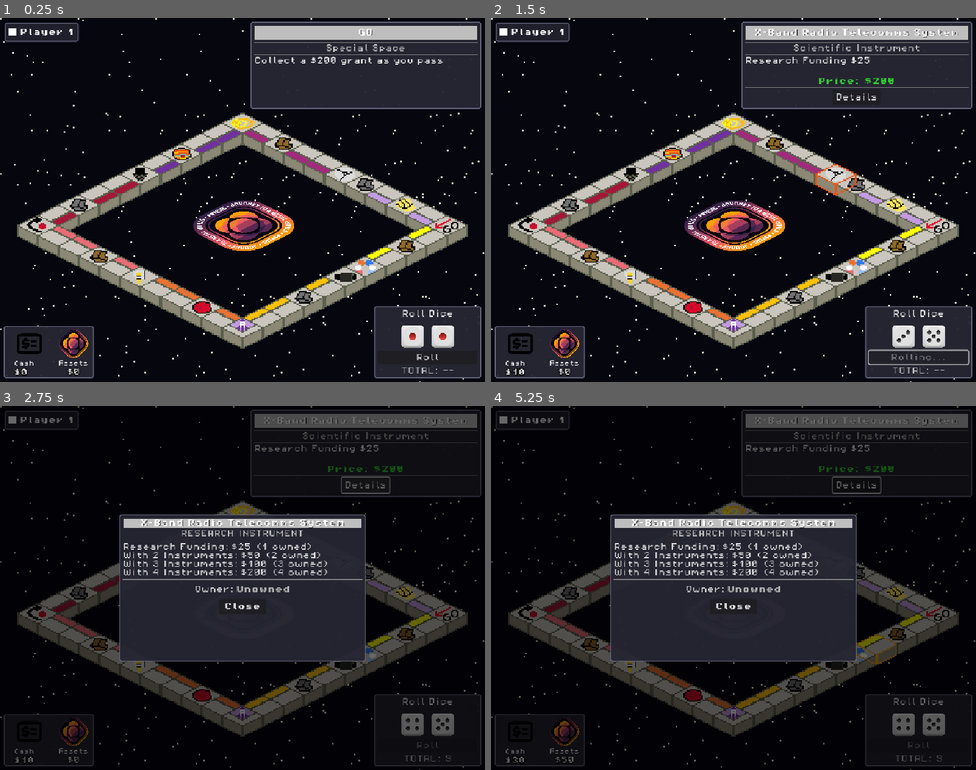
Above: before the commit, frames 1-4 (two rows, left to right).
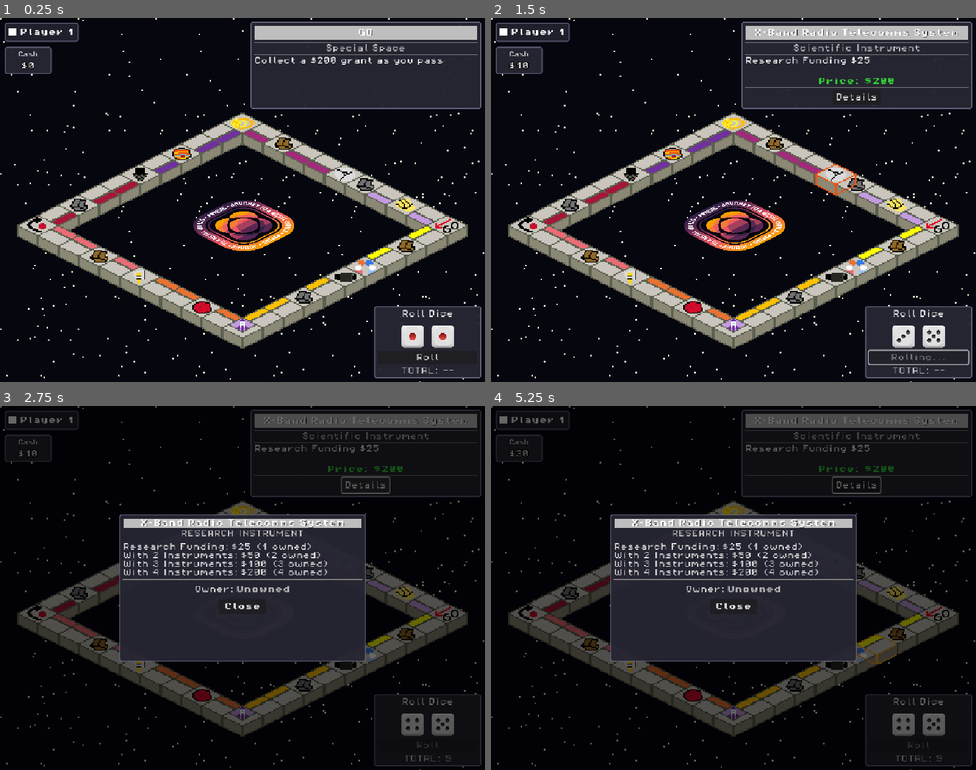
Above: after the commit, the same moments.

Repository: MissionToPsyche-Platinum/platinum_24d_game_psycheopoly-psb
Game: Godot game, scene res://scenes/GameBoard.tscn
The game is run twice, just before and just after one commit, with the same random seed, the same clock (stepped at 60 frames per second) and the same inputs. This scene is started directly instead of the project's main scene.
Inputs (mouse positions are in pixels of both pictures, inside the frame that each line leads up to):
- Up to frame 1 (0.25 s): no input
- Up to frame 2 (1.5 s): click "Roll" at 0.5 s; tap Enter at 1.25 s; move the mouse to (840, 181) at 1.27 s; tap C at 1.35 s; click (840, 181) at 1.42 s
- Up to frame 3 (2.75 s): click "Details" at 2 s
- Up to frame 4 (5.25 s): tap Space at 2.75, 4.25 s; drag from (636, 606) to (709, 660) at 2.77 s; tap Enter at 3.5, 5 s; move the mouse to (782, 507) at 3.52 s; tap C at 3.6, 5.1 s; drag from (709, 660) to (588, 533) at 4.27 s; move the mouse to (879, 642) at 5.02 s; hold A from 5.03 s (still down)

The runs differ from the first frame. In frame 1, 3.0% of the frame differs, in the area x 0-20%, y 7-99%; in frame 2, 3.0%; in frame 3, 0.6%; in frame 4, 0.6%.

Commit message:
feat: update UI layout

Diff:
--- a/scenes/MoneyHUD.tscn
+++ b/scenes/MoneyHUD.tscn
@@ -1,8 +1,6 @@
-[gd_scene load_steps=5 format=3 uid="uid://u207psoy1isi"]
+[gd_scene load_steps=3 format=3 uid="uid://u207psoy1isi"]
 
 [ext_resource type="Script" uid="uid://pnxc7poxvgwo" path="res://scripts/ui/money_hud.gd" id="1_k0qt1"]
-[ext_resource type="Texture2D" uid="uid://c3v6tx1u1ba6y" path="res://assets/images/sprites/money-check-dollar.svg" id="1_o252t"]
-[ext_resource type="Texture2D" uid="uid://fju2sb0ovyil" path="res://icon.svg" id="3_rv30e"]
 
 [sub_resource type="StyleBoxFlat" id="StyleBoxFlat_k0qt1"]
 bg_color = Color(0.15, 0.15, 0.2, 0.95)
@@ -30,10 +28,10 @@
 anchors_preset = 2
 anchor_top = 1.0
 anchor_bottom = 1.0
-offset_left = 8.0
-offset_top = -118.0
-offset_right = 198.0
-offset_bottom = -8.0
+offset_left = 10.0
+offset_top = -707.0
+offset_right = 109.0
+offset_bottom = -650.0
 grow_vertical = 0
 theme_override_styles/panel = SubResource("StyleBoxFlat_k0qt1")
 
@@ -51,31 +49,20 @@
 theme_override_constants/margin_right = 12
 theme_override_constants/margin_bottom = 8
 
-[node name="HBoxContainer" type="HBoxContainer" parent="Panel/ContentMargin"]
-layout_mode = 2
-theme_override_constants/separation = 30
-alignment = 2
-
-[node name="MoneyBox" type="VBoxContainer" parent="Panel/ContentMargin/HBoxContainer"]
+[node name="MoneyBox" type="VBoxContainer" parent="Panel/ContentMargin"]
 layout_mode = 2
 size_flags_horizontal = 4
 size_flags_vertical = 4
+theme_override_constants/separation = 10
 alignment = 1
 
-[node name="Icon" type="TextureRect" parent="Panel/ContentMargin/HBoxContainer/MoneyBox"]
-custom_minimum_size = Vector2(64, 64)
-layout_mode = 2
-size_flags_vertical = 4
-texture = ExtResource("1_o252t")
-expand_mode = 5
-stretch_mode = 4
-
-[node name="MoneyTitleLabel" type="Label" parent="Panel/ContentMargin/HBoxContainer/MoneyBox"]
+[node name="MoneyTitleLabel" type="Label" parent="Panel/ContentMargin/MoneyBox"]
 layout_mode = 2
 theme_override_font_sizes/font_size = 12
 text = "Cash"
+horizontal_alignment = 1
 
-[node name="MoneyLabel" type="Label" parent="Panel/ContentMargin/HBoxContainer/MoneyBox"]
+[node name="MoneyLabel" type="Label" parent="Panel/ContentMargin/MoneyBox"]
 layout_mode = 2
 size_flags_horizontal = 3
 size_flags_vertical = 1
@@ -83,28 +70,5 @@
 theme_override_constants/outline_size = 7
 theme_override_font_sizes/font_size = 16
 text = "$0"
+horizontal_alignment = 1
 vertical_alignment = 1
-
-[node name="AssetBox" type="VBoxContainer" parent="Panel/ContentMargin/HBoxContainer"]
-layout_mode = 2
-size_flags_horizontal = 4
-size_flags_vertical = 4
-
-[node name="AssetIcon" type="TextureRect" parent="Panel/ContentMargin/HBoxContainer/AssetBox"]
-custom_minimum_size = Vector2(48, 48)
-layout_mode = 2
-size_flags_vertical = 4
-texture = ExtResource("3_rv30e")
-expand_mode = 5
-
-[node name="AssetTitleLabel" type="Label" parent="Panel/ContentMargin/HBoxContainer/AssetBox"]
-layout_mode = 2
-theme_override_font_sizes/font_size = 12
-text = "Assets"
-
-[node name="AssetLabel" type="Label" parent="Panel/ContentMargin/HBoxContainer/AssetBox"]
-layout_mode = 2
-theme_override_constants/outline_size = 7
-theme_override_font_sizes/font_size = 16
-text = "0"
-horizontal_alignment = 1
--- a/scenes/PlayerPropertiesPreview.tscn
+++ b/scenes/PlayerPropertiesPreview.tscn
@@ -26,9 +26,9 @@
 [node name="Panel" type="Panel" parent="."]
 layout_mode = 1
 offset_left = 10.0
-offset_top = 60.0
+offset_top = 638.0
 offset_right = 210.0
-offset_bottom = 180.0
+offset_bottom = 758.0
 theme_override_styles/panel = SubResource("StyleBoxFlat_properties")
 
 [node name="MarginContainer" type="MarginContainer" parent="Panel"]
--- a/scripts/ui/money_hud.gd
+++ b/scripts/ui/money_hud.gd
@@ -21,12 +21,9 @@
 ## -----------------------------------------------------------------------------
 
 
-@onready var money_label: Label = $Panel/ContentMargin/HBoxContainer/MoneyBox/MoneyLabel
-@onready var asset_label: Label = $Panel/ContentMargin/HBoxContainer/AssetBox/AssetLabel
+@onready var money_label: Label = $Panel/ContentMargin/MoneyBox/MoneyLabel
 
-@onready var money_title_label: Label = $Panel/ContentMargin/HBoxContainer/MoneyBox/MoneyTitleLabel
-@onready var asset_title_label: Label = $Panel/ContentMargin/HBoxContainer/AssetBox/AssetTitleLabel
-
+@onready var money_title_label: Label = $Panel/ContentMargin/MoneyBox/MoneyTitleLabel
 
 func _ready() -> void:
 	## Called when the HUD is added to the scene tree.
@@ -34,12 +31,6 @@
 	##    initialize default text
 	##    connect to the global GameState autoload so the HUD updates
 	##    automatically when the current player changes or their money or assets change.
-
-	# Initial text for the HUD
-	money_title_label.text = "Cash"
-	asset_title_label.text = "Assets"
-	money_label.text = "$0"
-	asset_label.text = "$0"
 
 	# This prevents talking to GameState while editing someting in the scene view
 	if Engine.is_editor_hint():
@@ -85,12 +76,6 @@
 	money_label.text = "$" + str(amount)
 
 
-func set_assets(amount: int) -> void:
-	## Updates the displayed assets (total wealth including properties).
-	## GameState calls this when the active player's asset value changes.
-	asset_label.text = "$" + str(amount)
-
-
 func update_from_player(player: Object) -> void:
 	## Method for convenience: update HUD from a "player" object or dictionary.
 	##
@@ -105,14 +90,11 @@
 		return
 
 	var cash := 0
-	var assets := 0
 
 	# Dictionary-style player data
 	if typeof(player) == TYPE_DICTIONARY:
 		if "balance" in player:
 			cash = int(player["balance"])
-		if "assets_value" in player:
-			assets = int(player["assets_value"])
 	else:
 		# Node/Resource-style player data
 		if "balance" in player:
@@ -120,14 +102,7 @@
 		elif player.has_method("get_cash"):
 			cash = int(player.get_cash())
 
-		if "assets_value" in player:
-			assets = int(player.assets_value)
-		elif player.has_method("get_assets_value"):
-			assets = int(player.get_assets_value())
-
 	set_cash(cash)
-	set_assets(assets)
-
 
 # ---------------------------------------------------------------------------
 # Signal Handling – called when GameState emits updates
@@ -170,7 +145,6 @@
 # ---------------------------------------------------------------------------
 
 var _debug_cash := 0        # placeholder  value
-var _debug_assets := 0      # placeholder  value
 
 func _unhandled_input(event: InputEvent) -> void:
 	## Lets us test the HUD in-game without involving GameState.
@@ -185,6 +159,3 @@
 			KEY_C:
 				_debug_cash += 10
 				set_cash(_debug_cash)
-			KEY_A:
-				_debug_assets += 50
-				set_assets(_debug_assets)
